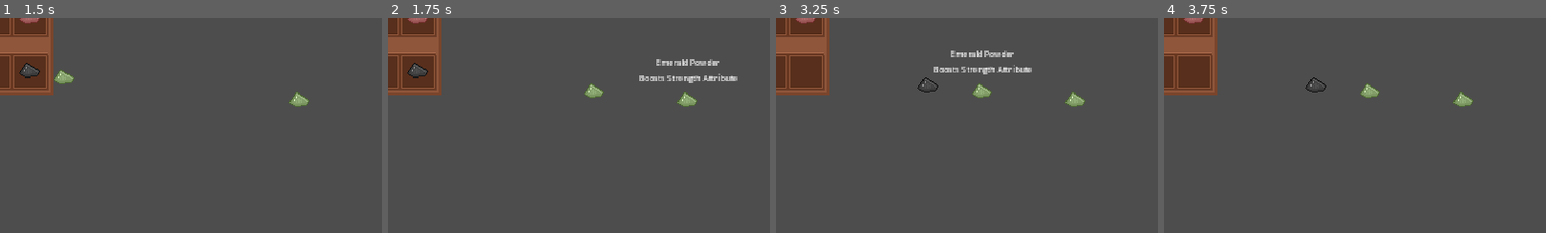
Above: before the commit, frames 1-4 (left to right).
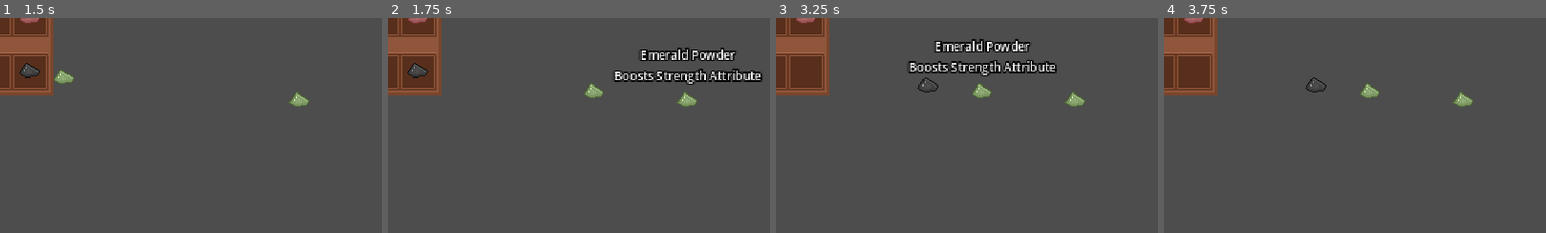
Above: after the commit, the same moments.

Repository: lewis785/ludum-dare-55
Game: Godot game, scene res://scenes/ui/filled_storage.tscn
Same seed, same stepped clock (60 frames per second), same inputs: the game is played once before the commit and once after it. This scene is started directly instead of the project's main scene.
Inputs (mouse positions are % of the whole screen's width and height, from its top left):
- Up to frame 1 (1.5 s): tap Enter at 0.5 s; drag from (2, 0) to (60, 28) at 0.52 s; tap Space at 1.25 s; drag from (2, 13) to (42, 20) at 1.27 s
- Up to frame 2 (1.75 s): no input
- Up to frame 3 (3.25 s): tap Enter at 2 s; move the mouse to (7, 0) at 2.02 s; hold Enter 2.03-2.75 s; click (7, 0) at 2.17 s; tap Space at 2.75 s; drag from (7, 13) to (30, 18) at 2.77 s
- Up to frame 4 (3.75 s): tap Enter at 3.5 s; move the mouse to (35, 25) at 3.52 s; hold Enter from 3.53 s (still down); click (35, 25) at 3.67 s
The pictures show only the part of the screen within x 3-53%, y 0-50%; the shares and areas given below are measured in that part.

Frame 1 is identical in both runs. In frame 2, 3.2% of the frame differs, in the area x 59-98%, y 13-32%; in frame 3, 3.2%, in the area x 34-74%, y 9-28%; in frame 4, nothing differs.

Commit message:
FIX Adjust Ingredient Text Size

Diff:
--- a/scenes/items/ingredient.tscn
+++ b/scenes/items/ingredient.tscn
@@ -49,10 +49,6 @@
 [sub_resource type="CircleShape2D" id="CircleShape2D_x6cuc"]
 radius = 11.0
 
-[sub_resource type="LabelSettings" id="LabelSettings_sb5yb"]
-font_size = 8
-outline_color = Color(0, 0, 0, 1)
-
 [node name="Ingredient" type="Area2D" node_paths=PackedStringArray("sprite", "label") groups=["Ingredient"]]
 z_index = 5
 texture_filter = 1
@@ -73,7 +69,6 @@
 [node name="Label" type="Label" parent="."]
 visible = false
 z_index = 2
-texture_filter = 1
 anchors_preset = 7
 anchor_left = 0.5
 anchor_top = 1.0
@@ -86,7 +81,11 @@
 grow_horizontal = 2
 grow_vertical = 0
 size_flags_vertical = 10
-label_settings = SubResource("LabelSettings_sb5yb")
+size_flags_stretch_ratio = 17.74
+theme_override_colors/font_color = Color(1, 1, 1, 1)
+theme_override_colors/font_outline_color = Color(0, 0, 0, 1)
+theme_override_constants/outline_size = 6
+theme_override_font_sizes/font_size = 12
 horizontal_alignment = 1
 
 [connection signal="mouse_entered" from="." to="." method="_on_mouse_entered"]
Not shown: 1 places in scenes/items/ingredient.tscn that only renumber resources
